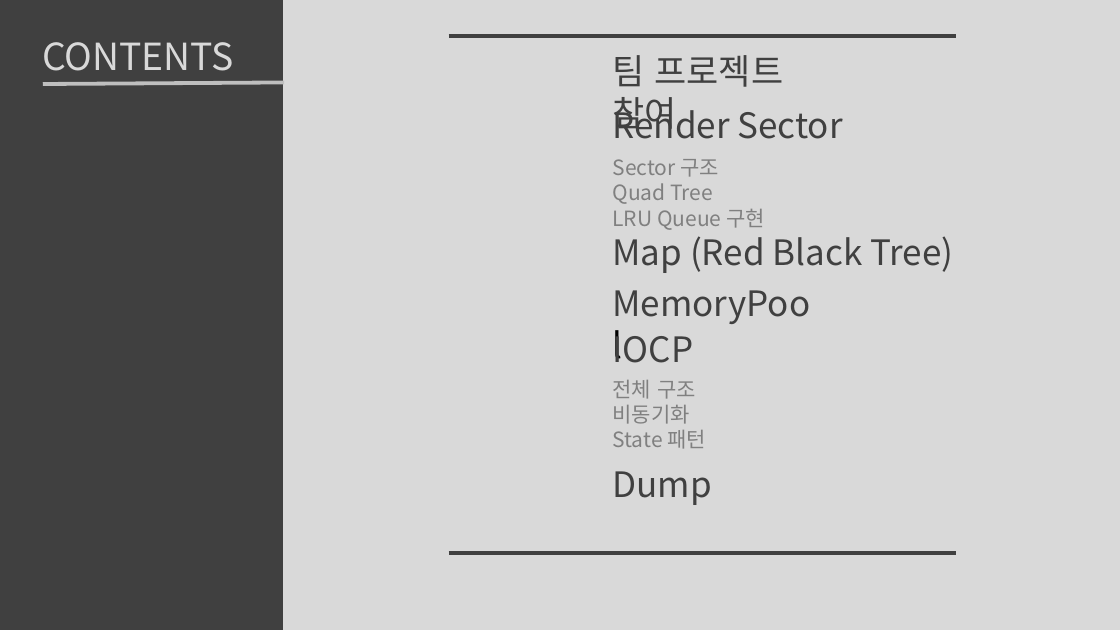
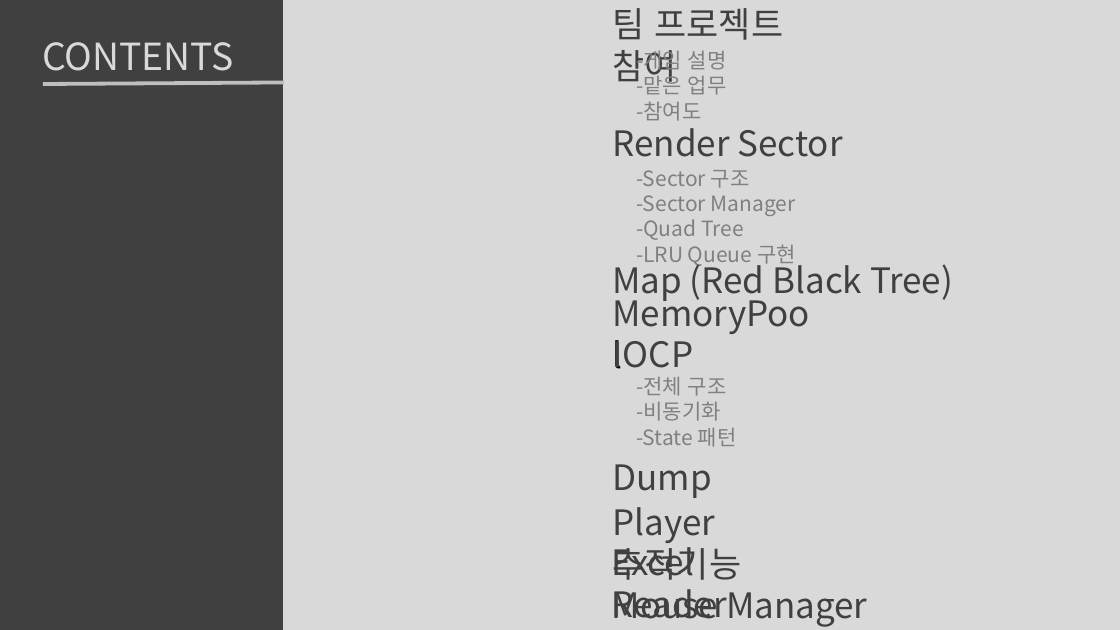
Before and after one commit to roka0105/Team.Yggdrasil_Server, a slide deck: slide 2 of 최예람 포트폴리오.pptx. Drawn at 1120x630 pixels with LibreOffice and Linux fonts; fonts in the diff are those of the drawing. Boxes give left, top, right and bottom in pixels: in the first picture for what was removed or moved away, otherwise in the second. Text is boxed around its words. In the diff, an @@ line names an element or a change of style, - is before the commit and + after.

```diff
--- a/최예람 포트폴리오.pptx
+++ b/최예람 포트폴리오.pptx
@@ text "팀 프로젝트 참여": place and size @@
-text "팀 프로젝트 참여" at (613,55,784,136)
+text "팀 프로젝트 참여" at (613,8,784,89)
@@ line removed from (449, 36) to (956, 36) @@
@@ text added at (636,50,727,121), 18 pt, text #808080 @@
+-게임 설명
+-맡은 업무
+-참여도
@@ text "Render Sector" rewrapped from (613,103,843,139) to (613,128,843,157) @@
@@ text at (636,170,796,267): text changed @@
-Sector 구조
-Quad Tree
-LRU Queue 구현
+-Sector 구조
+-Sector Manager
+-Quad Tree
+-LRU Queue 구현
@@ text "Map (Red Black Tree)" rewrapped from (613,236,953,273) to (612,258,953,303) @@
@@ text "MemoryPool": place and size @@
-text "MemoryPool" at (604,277,820,329)
+text "MemoryPool" at (604,287,820,339)
@@ text "IOCP" rewrapped from (613,330,694,363) to (613,340,694,369) @@
@@ text at (636,377,737,447): text changed @@
-전체 구조
-비동기화
-State 패턴
+-전체 구조
+-비동기화
+-State 패턴
@@ text "Dump": place and size @@
-text "Dump" at (613,471,712,505)
+text "Dump" at (613,464,712,498)
@@ text added at (613,507,742,580), 30 pt, text #404040 @@
+Player 추적기능
@@ line removed from (449, 553) to (956, 553) @@
@@ text added at (612,540,727,619), 30 pt, text #404040 @@
+Excel Reader
@@ text added at (612,589,719,619), 30 pt, text #404040 @@
+Mouse Manager
```
Also in this commit, not shown: 14 other slides changed, 7 slides added, 3 slides removed, 11 other files.
